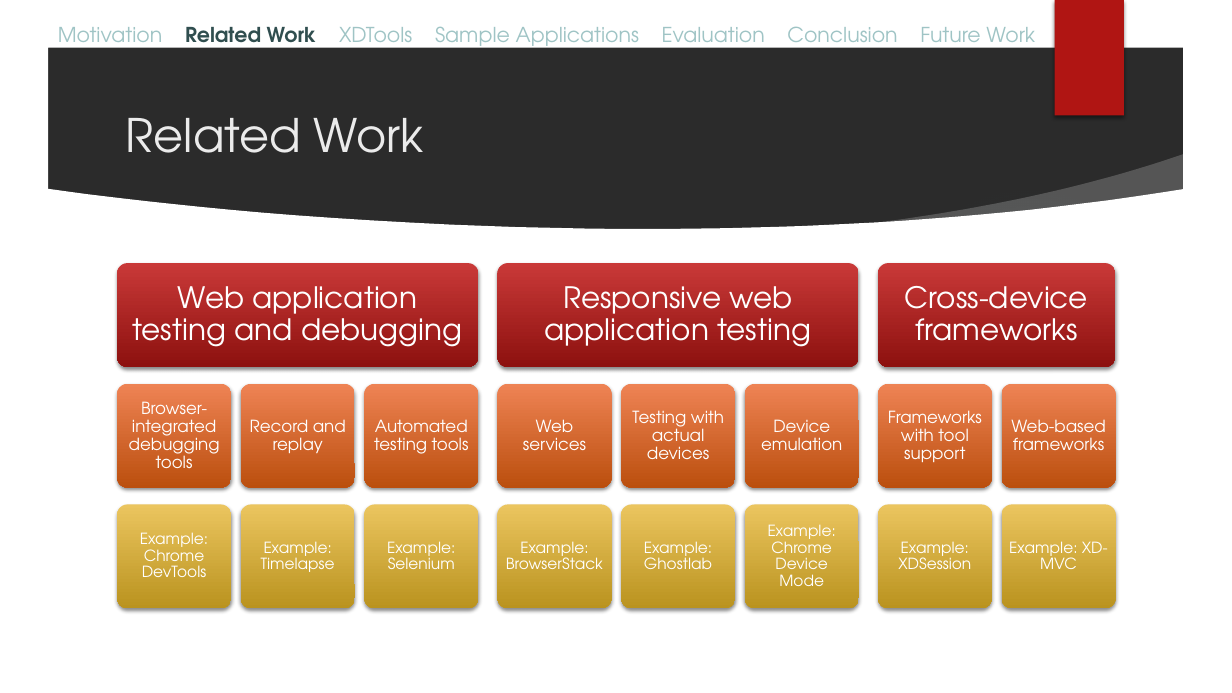
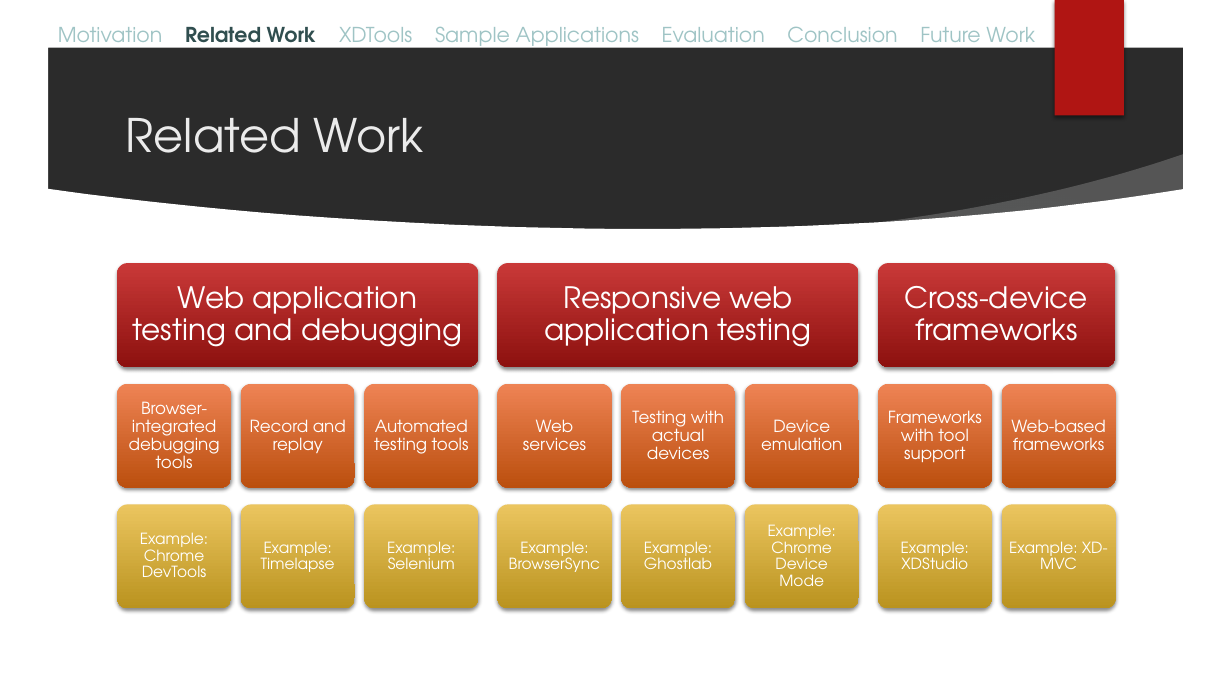
Before and after one commit to mhusm/XDTools, a slide deck: slide 4 of Presentations/Final/XDTools.pptx. Drawn at 1232x693 pixels with LibreOffice and Linux fonts; fonts in the diff are those of the drawing; background and template pictures are left out; a plain dark background stands for a picture behind light text. Boxes give left, top, right and bottom in pixels: in the first picture for what was removed or moved away, otherwise in the second. Text is boxed around its words. In the diff, an @@ line names an element or a change of style, - is before the commit and + after.

```diff
--- a/Presentations/Final/XDTools.pptx
+++ b/Presentations/Final/XDTools.pptx
@@ text at bbox=[509, 541, 600, 572]: text changed @@
-Example: BrowserStack
+Example: BrowserSync
@@ text at bbox=[901, 541, 969, 569]: text changed @@
-Example: XDSession
+Example: XDStudio
```
Also in this commit, not shown: 16 other slides changed, 2 slides added.
